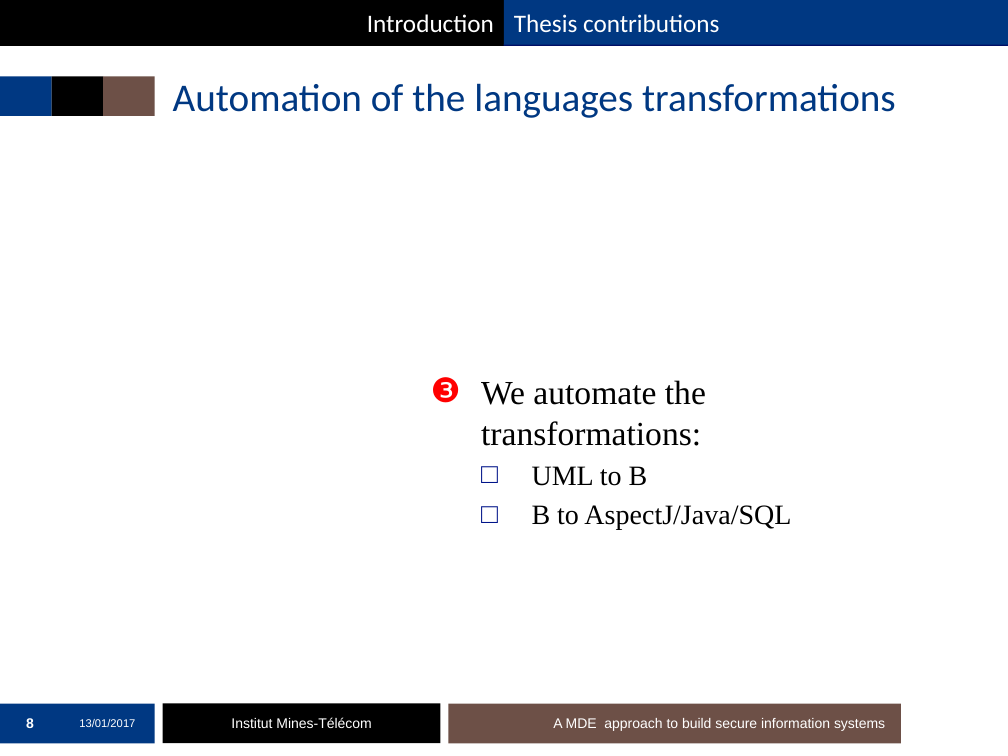
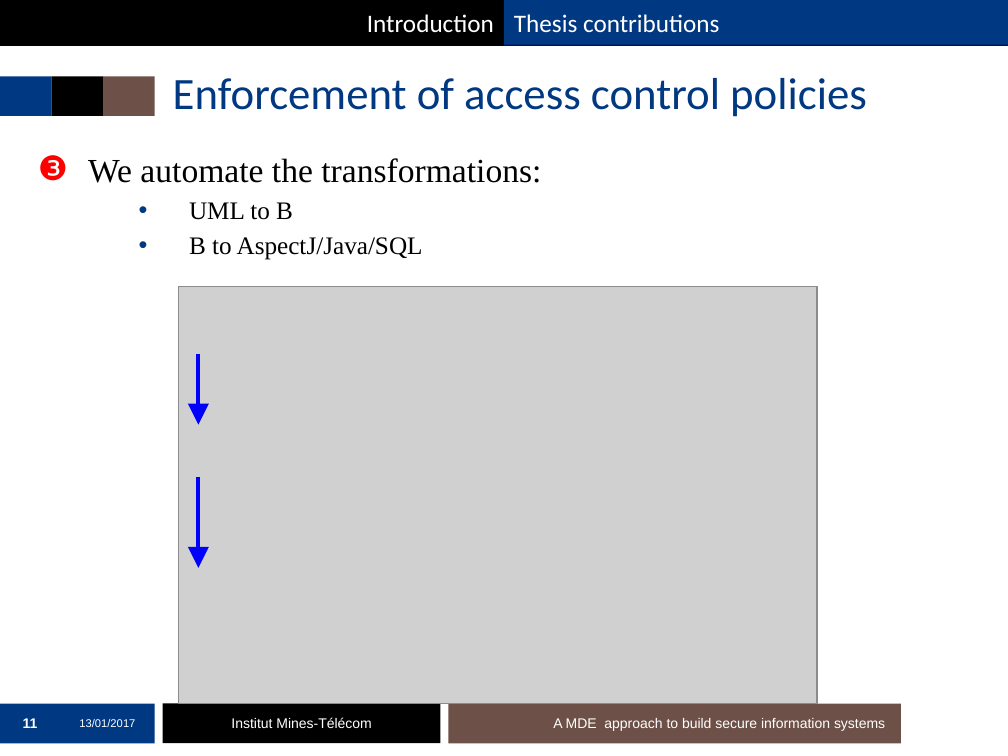
Before and after one commit to mai-ng/phdDefense, a slide deck: slide 11 of slides/presentation-defense.pptx (slide 8 before the commit). Drawn at 1008x756 pixels with LibreOffice and Linux fonts; fonts in the diff are those of the drawing; grey boxes stand for pictures; background and template pictures are left out. Boxes give left, top, right and bottom in pixels: in the first picture for what was removed or moved away, otherwise in the second. Text is boxed around its words. In the diff, an @@ line names an element or a change of style, - is before the commit and + after.

```diff
--- a/slides/presentation-defense.pptx
+++ b/slides/presentation-defense.pptx
@@ title at (173,78,867,117): text changed; size 28 to 32 pt @@
-Automation of the languages transformations
+Enforcement of access control policies
@@ text "We automate the transformations:": place and size @@
-text "We automate the transformations:" at (481,380,791,530)
+text "We automate the transformations:" at (88,158,541,260)
@@ text at (189,202,423,260): size 20 to 18 pt in "UML to B", "B to AspectJ/Java/SQL"; bullet □ to •; list level 2 to 3 in "UML to B"; bullet colour #001489 to #003882; list level 2 to 3 in "B to AspectJ/Java/SQL" @@
@@ picture added at (178,286,816,704) @@
@@ arrow added from (199, 354) to (199, 424), #0000FF 3 pt @@
@@ arrow added from (199, 477) to (199, 568), #0000FF 3 pt @@
@@ page number at (23,718,38,728): text changed @@
-8
+11
```
Also in this commit, not shown: 26 other slides changed, 3 slides added.
